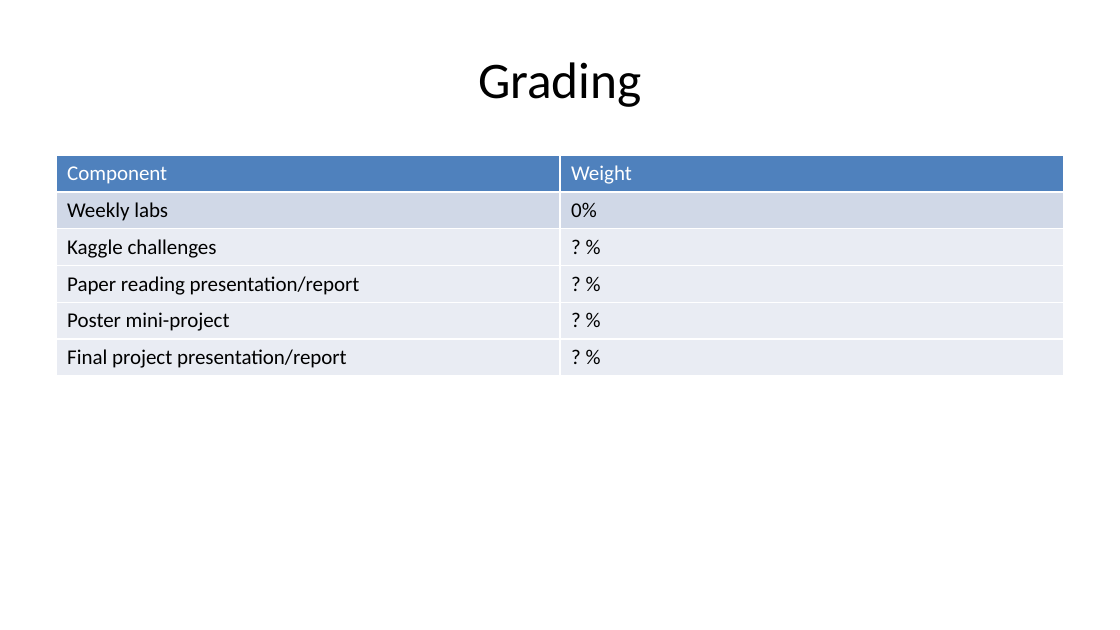
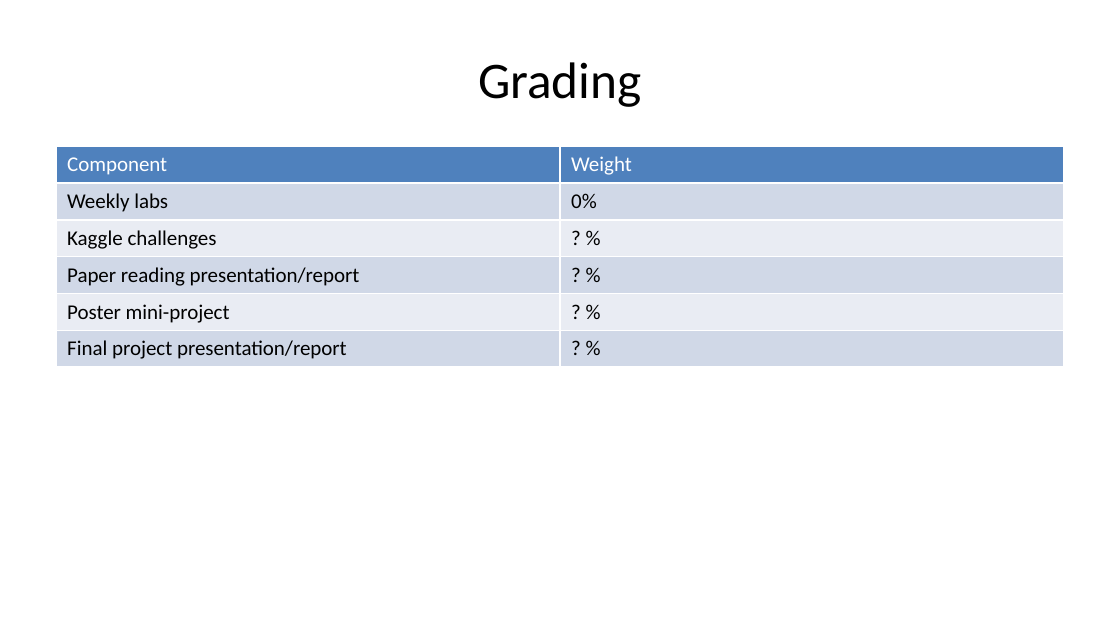
Before and after one commit to pauldubois98/AdcancedTopicsDataScience2026, a slide deck: slide 7 of Course01/slides.pptx. Drawn at 1120x630 pixels with LibreOffice and Linux fonts; fonts in the diff are those of the drawing. Boxes give left, top, right and bottom in pixels: in the first picture for what was removed or moved away, otherwise in the second. Text is boxed around its words. In the diff, an @@ line names an element or a change of style, - is before the commit and + after.

```diff
--- a/Course01/slides.pptx
+++ b/Course01/slides.pptx
@@ table at bbox=[56, 147, 1064, 367] @@
@@ fill #E9ECF3 to #D0D8E7 in 4 cells @@
@@ table: place and size @@
-table at bbox=[56, 155, 1064, 372]
+table at bbox=[56, 147, 1064, 367]
```
Also in this commit, not shown: 12 other slides changed, 6 slides added, 10 slides removed, 1 other file.
